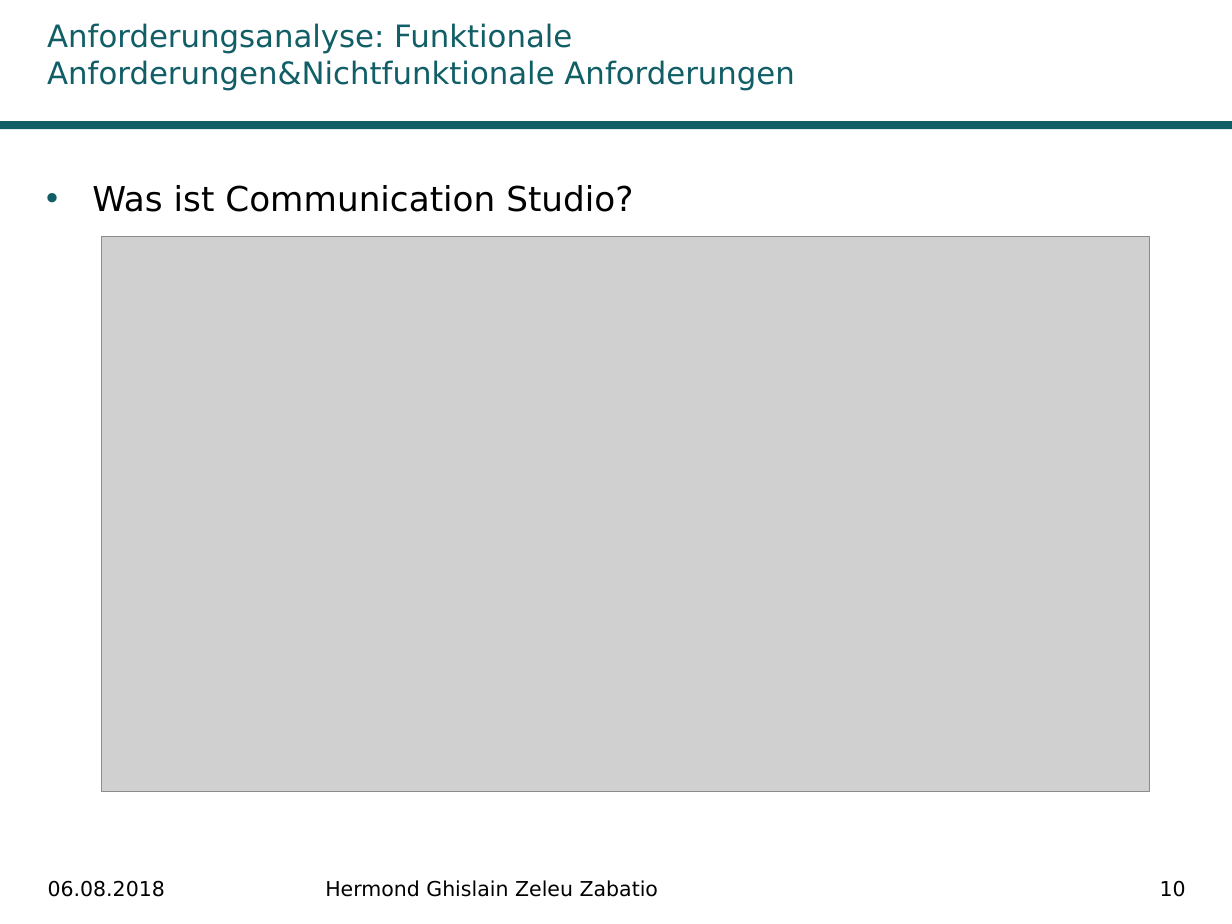
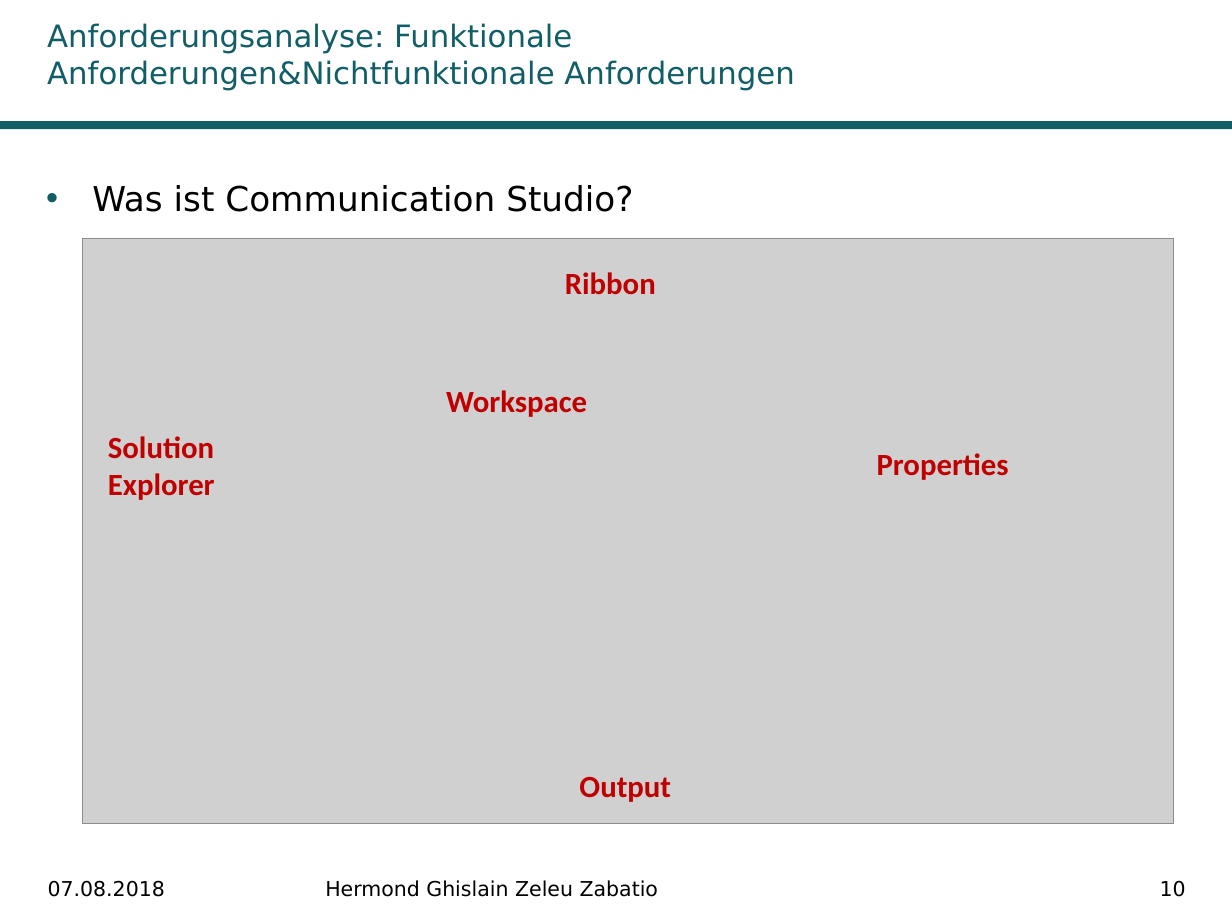
Before and after one commit to Ghislain1/zoe-fb-app, a slide deck: slide 10 of Master-Abschluss.pptx. Drawn at 1232x924 pixels with LibreOffice and Linux fonts; fonts in the diff are those of the drawing; grey boxes stand for pictures; background and template pictures are left out. Boxes give left, top, right and bottom in pixels: in the first picture for what was removed or moved away, otherwise in the second. Text is boxed around its words. In the diff, an @@ line names an element or a change of style, - is before the commit and + after.

```diff
--- a/Master-Abschluss.pptx
+++ b/Master-Abschluss.pptx
@@ picture: place and size @@
-picture at <box>102,237,1149,792</box>
+picture at <box>83,239,1173,824</box>
@@ text added at <box>565,272,656,295</box>, 18 pt, text #C00000, bold @@
+Ribbon
@@ text added at <box>446,390,587,417</box>, 18 pt, text #C00000, bold @@
+Workspace
@@ text added at <box>108,436,215,500</box>, 18 pt, text #C00000, bold @@
+Solution Explorer
@@ text added at <box>877,453,1009,480</box>, 18 pt, text #C00000, bold @@
+Properties
@@ text added at <box>579,777,671,802</box>, 18 pt, text #C00000, bold @@
+Output
@@ text at <box>48,880,165,897</box>: text changed @@
-06.08.2018
+07.08.2018
```
Also in this commit, not shown: 28 other slides changed, 2 other files.
